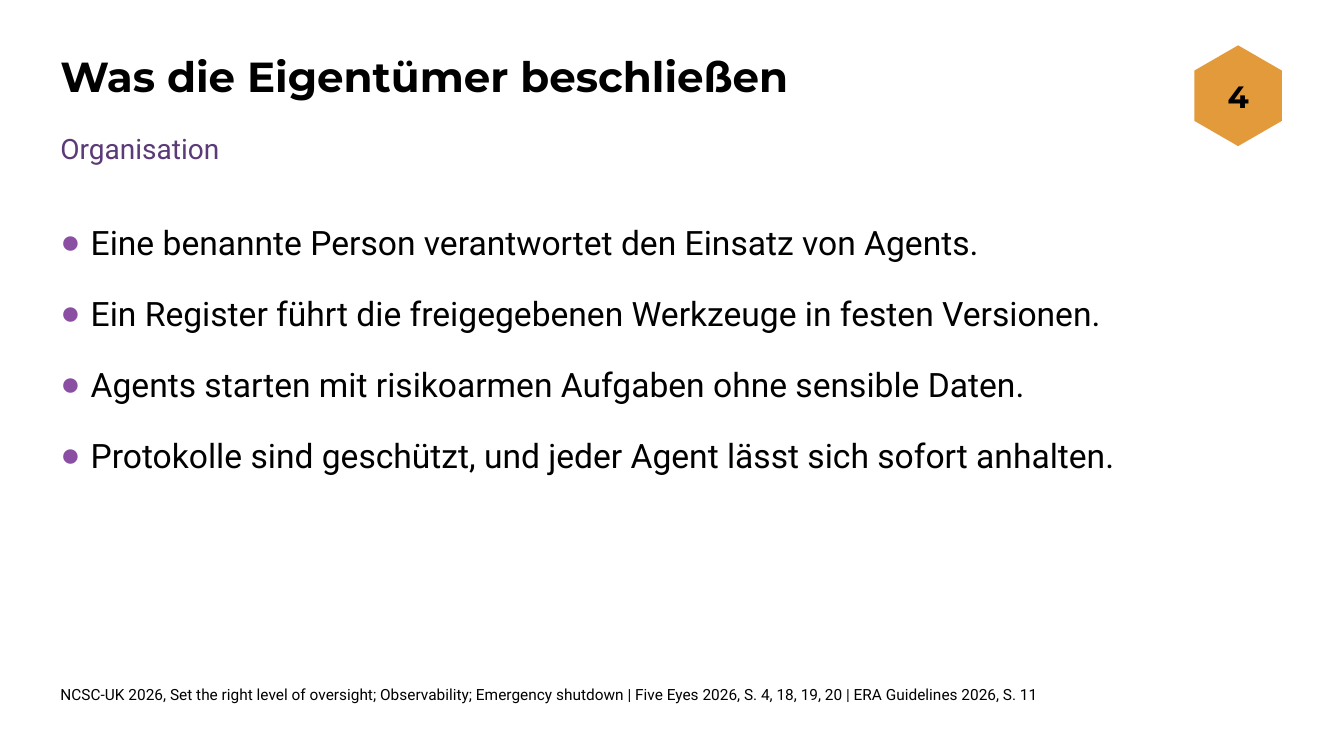
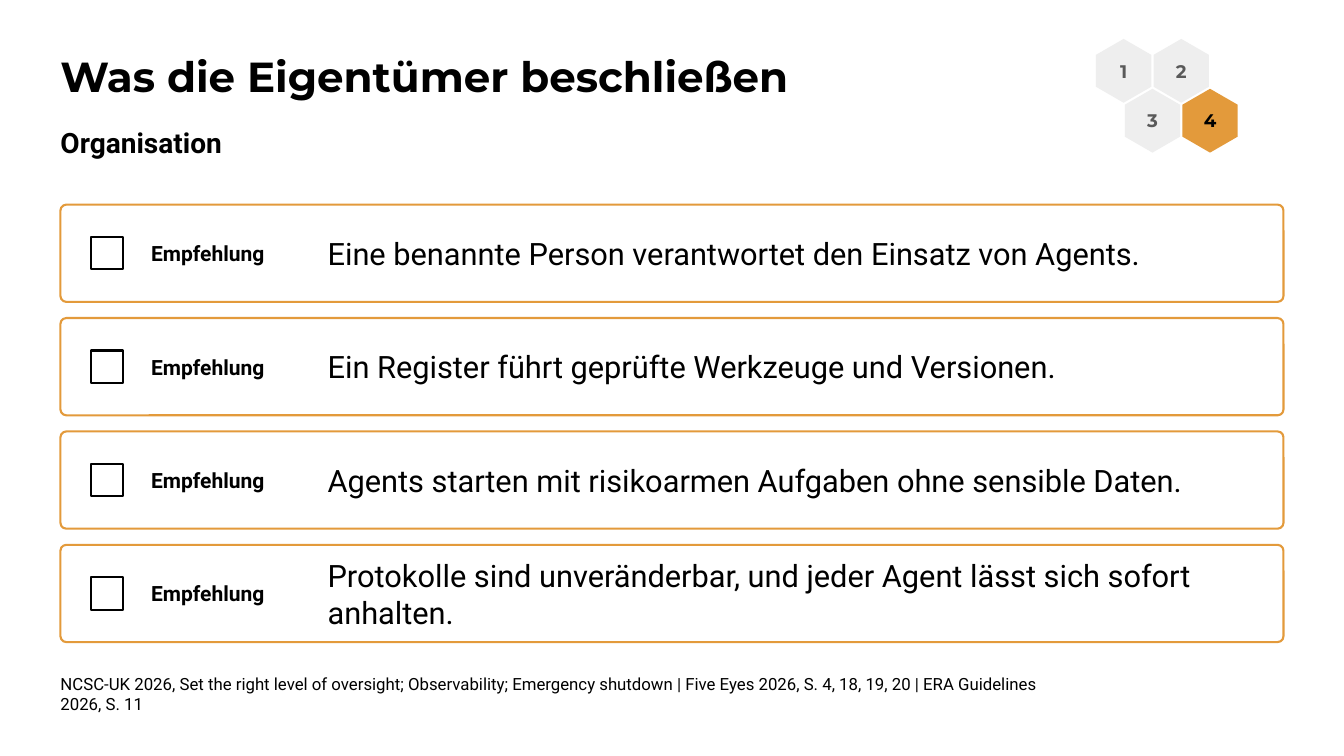
Before and after one commit to DigitalHumanitiesCraft/agentic-governance-workspace, a slide deck: slide 6 of material/DHCraft_Pitch_Regeln_fuer_AI_Agents.pptx. Drawn at 1344x756 pixels with LibreOffice and Linux fonts; fonts in the diff are those of the drawing. Boxes give left, top, right and bottom in pixels: in the first picture for what was removed or moved away, otherwise in the second. Text is boxed around its words. In the diff, an @@ line names an element or a change of style, - is before the commit and + after.

```diff
--- a/material/DHCraft_Pitch_Regeln_fuer_AI_Agents.pptx
+++ b/material/DHCraft_Pitch_Regeln_fuer_AI_Agents.pptx
@@ freeform shape: place and size @@
-freeform shape at box(1195, 45, 1282, 146)
+freeform shape at box(1096, 39, 1151, 103)
@@ freeform shape at box(1096, 39, 1151, 103): fill #E39A3B to #EEEEEE @@
@@ freeform shape added at box(1153, 39, 1209, 103), fill #EEEEEE @@
@@ text added at box(1120, 65, 1127, 78), 13 pt, text #595959, bold @@
+1
@@ freeform shape added at box(1125, 89, 1181, 152), fill #EEEEEE @@
@@ text added at box(1176, 65, 1187, 78), 13 pt, text #595959, bold @@
+2
@@ text "4": place and size @@
-text "4" at box(1228, 86, 1249, 108)
+text "4" at box(1204, 114, 1217, 127)
@@ text "4" at box(1204, 114, 1217, 127): size 22 to 13 pt @@
@@ freeform shape added at box(1183, 89, 1238, 152), fill #E39A3B @@
@@ text added at box(1147, 114, 1158, 127), 13 pt, text #595959, bold @@
+3
@@ text "Organisation" at box(60, 132, 221, 159): text colour #5B3A78 to #000000, bold on @@
@@ rounded rectangle added at box(60, 205, 1284, 301), fill #FFFFFF, outline #E39A3B 1.5 pt @@
@@ text removed at box(91, 229, 1114, 475) @@
-● Eine benannte Person verantwortet den Einsatz von Agents.
-● Ein Register führt die freigegebenen Werkzeuge in festen Versionen.
-● Agents starten mit risikoarmen Aufgaben ohne sensible Daten.
-● Protokolle sind geschützt, und jeder Agent lässt sich sofort anhalten.
@@ rectangle added at box(91, 237, 123, 269), outline #000000 1.5 pt @@
@@ text added at box(151, 245, 264, 266), 15 pt, text #000000, bold @@
+Empfehlung
@@ text added at box(328, 242, 1140, 272), 22 pt, text #000000 @@
+Eine benannte Person verantwortet den Einsatz von Agents.
@@ rounded rectangle added at box(60, 318, 1284, 414), fill #FFFFFF, outline #E39A3B 1.5 pt @@
@@ rectangle added at box(91, 351, 123, 383), outline #000000 1.5 pt @@
@@ text added at box(151, 359, 264, 380), 15 pt, text #000000, bold @@
+Empfehlung
@@ text added at box(328, 354, 1056, 385), 22 pt, text #000000 @@
+Ein Register führt geprüfte Werkzeuge und Versionen.
@@ rounded rectangle added at box(60, 432, 1284, 528), fill #FFFFFF, outline #E39A3B 1.5 pt @@
@@ rectangle added at box(91, 464, 123, 496), outline #000000 1.5 pt @@
@@ text added at box(151, 472, 264, 493), 15 pt, text #000000, bold @@
+Empfehlung
@@ text added at box(328, 468, 1181, 499), 22 pt, text #000000 @@
+Agents starten mit risikoarmen Aufgaben ohne sensible Daten.
@@ rounded rectangle added at box(60, 545, 1284, 642), fill #FFFFFF, outline #E39A3B 1.5 pt @@
@@ text added at box(328, 563, 1191, 625), 22 pt, text #000000 @@
+Protokolle sind unveränderbar, und jeder Agent lässt sich sofort anhalten.
@@ rectangle added at box(91, 578, 123, 610), outline #000000 1.5 pt @@
@@ text added at box(151, 585, 264, 606), 15 pt, text #000000, bold @@
+Empfehlung
@@ text "NCSC-UK 2026, Set the right ...": place and size @@
-text "NCSC-UK 2026, Set the right ..." at box(60, 688, 1037, 704)
+text "NCSC-UK 2026, Set the right ..." at box(60, 677, 1036, 712)
@@ text "NCSC-UK 2026, Set the right ..." at box(60, 677, 1036, 712): size 11 to 12 pt @@
```
Also in this commit, not shown: 5 other slides changed, 1 slide added, 2 other files.
